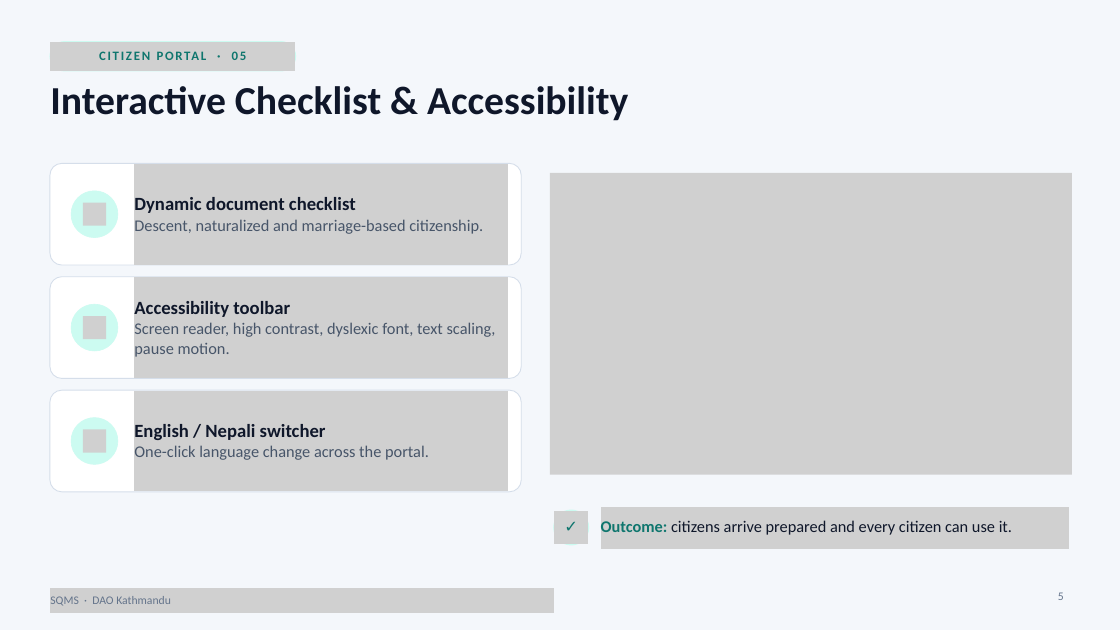
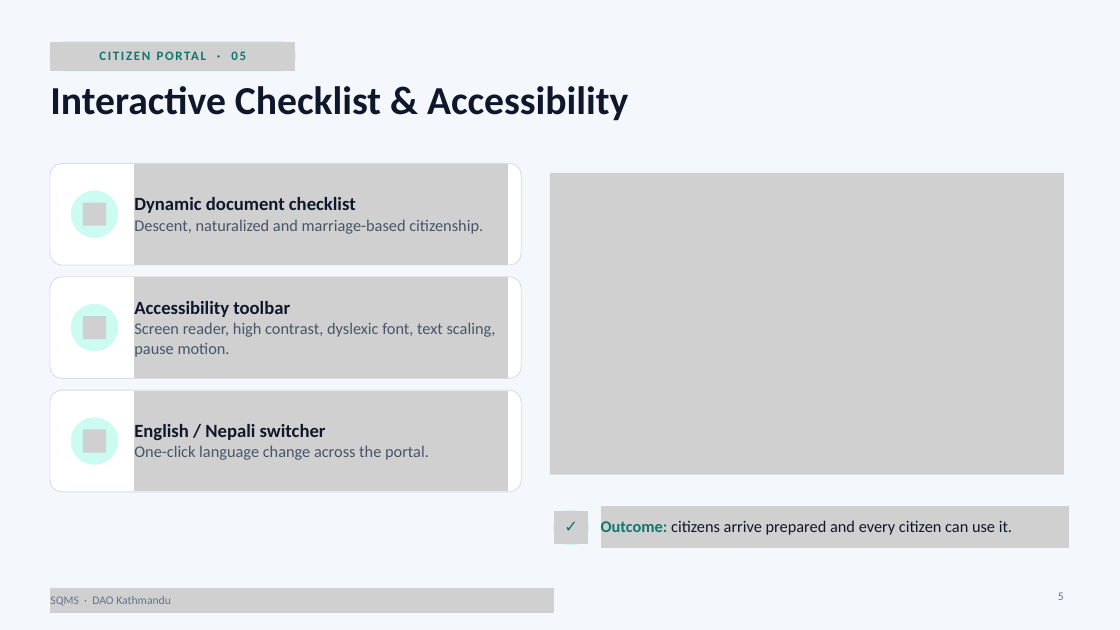
Before and after one commit to Dhakal009/SQMS, a slide deck: slide 5 of PPT/SQMS_DAO_Kathmandu.pptx.pptx. Drawn at 1120x630 pixels with LibreOffice and Linux fonts; fonts in the diff are those of the drawing; grey boxes stand for pictures. Boxes give left, top, right and bottom in pixels: in the first picture for what was removed or moved away, otherwise in the second. Text is boxed around its words. In the diff, an @@ line names an element or a change of style, - is before the commit and + after.

```diff
--- a/PPT/SQMS_DAO_Kathmandu.pptx.pptx
+++ b/PPT/SQMS_DAO_Kathmandu.pptx.pptx
@@ picture at [134, 164, 508, 265]: outline redrawn @@
@@ picture: place and size @@
-picture at [550, 173, 1072, 475]
+picture at [550, 173, 1064, 475]
@@ picture at [601, 506, 1070, 548]: outline redrawn @@
```
Also in this commit, not shown: 10 other slides changed.
